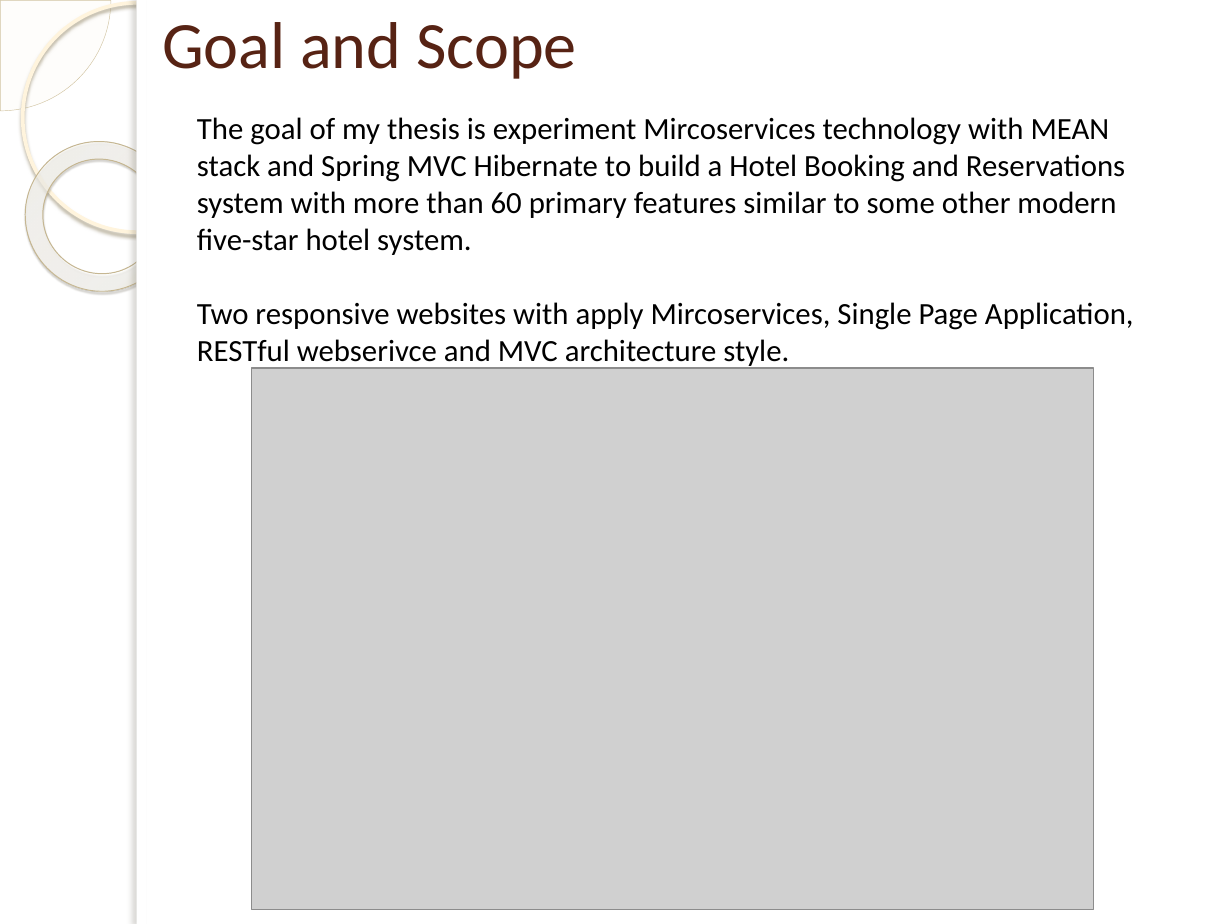
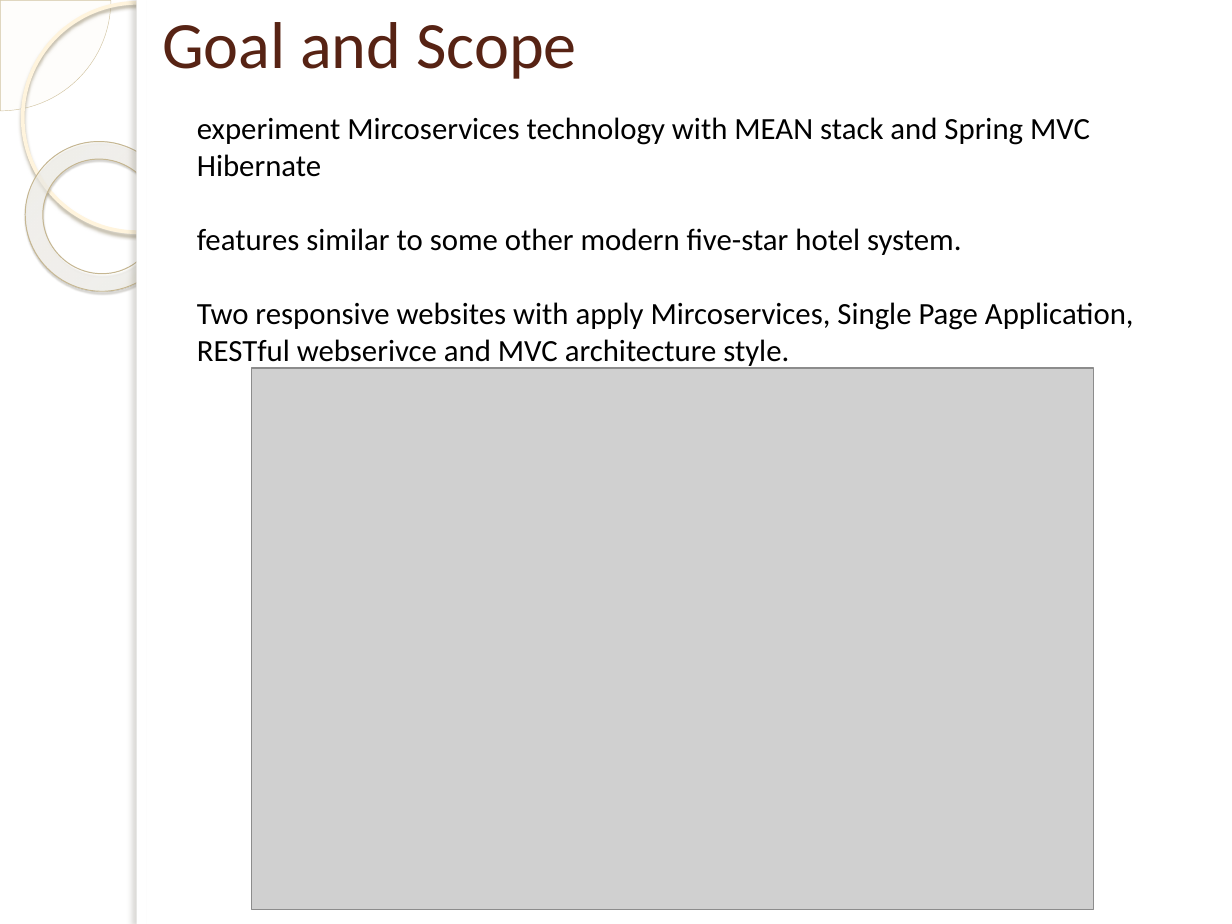
Before and after one commit to dohungcuongdev/thesis-documentation, a slide deck: slide 17 of Thesis-review.pptx. Drawn at 1232x924 pixels with LibreOffice and Linux fonts; fonts in the diff are those of the drawing; grey boxes stand for pictures; background and template pictures are left out. Boxes give left, top, right and bottom in pixels: in the first picture for what was removed or moved away, otherwise in the second. Text is boxed around its words. In the diff, an @@ line names an element or a change of style, - is before the commit and + after.

```diff
--- a/Thesis-review.pptx
+++ b/Thesis-review.pptx
@@ text at (197, 117, 1090, 255): text changed @@
-The goal of my thesis is experiment Mircoservices technology with MEAN stack and Spring MVC Hibernate to build a Hotel Booking and Reservations system with more than 60 primary features similar to some other modern five-star hotel system.
+experiment Mircoservices technology with MEAN stack and Spring MVC Hibernate
+features similar to some other modern five-star hotel system.
```
Also in this commit, not shown: 6 other slides changed.
